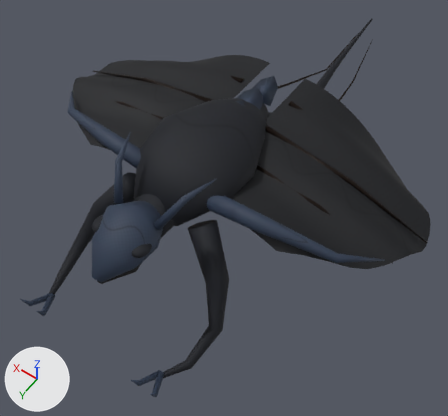
The Blender file assets/source/creatures/shade-manta.blend, before and after one commit.
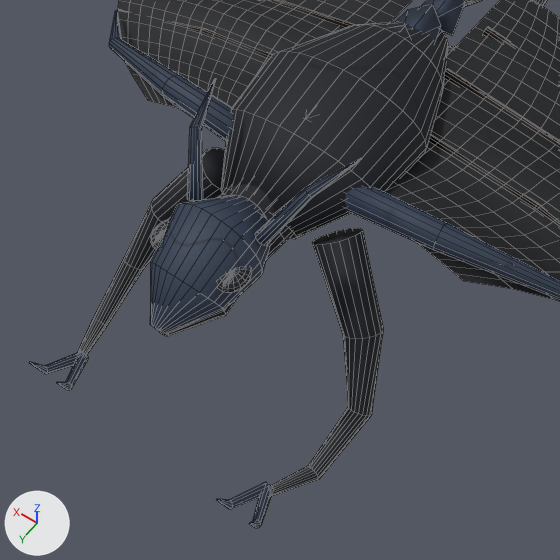
Old and new are each drawn whole from a 50 mm camera at (-1.37, 1.806, 3.573) aimed at (-0.067, -0.017, 0.709) and again close up on the part from 1% to 75% of the width and 20% to 100% of the height. The axes (+X, +Y, +Z) are drawn at lower left. The lights are the same throughout. The older version's two pictures come first. The close-ups show mesh edges as thin lines.

The scene before the commit, as lines of its bpy script (objects in view):
```python
me_continuous_ray_thorax = bpy.data.meshes.new('Continuous ray thorax')
me_continuous_ray_thorax.from_pydata(...)  # 2920 vertices, 2494 faces; spans x -1.16..1.16, y -1.1..1.96, z 0.55..1.41
me_continuous_ray_thorax.polygons.foreach_set('use_smooth', [True] * 2494)
# faces by material slot: [1050, 344, 38, 576, 208, 278]
me_continuous_ray_thorax.materials.append(mat_obsidian_lacquer)
me_continuous_ray_thorax.materials.append(mat_porcelain_bone)
me_continuous_ray_thorax.materials.append(mat_tendon)
me_continuous_ray_thorax.materials.append(mat_membrane)
me_continuous_ray_thorax.materials.append(mat_oxidised_bronze)
me_continuous_ray_thorax.materials.append(mat_threat_glow)
ob_shade_skinned = bpy.data.objects.new('shade_Skinned', me_continuous_ray_thorax)
ob_shade_skinned.location = (0.0, 0.0, 0.0)
ob_shade_skinned.rotation_euler = (0.0, 0.0, -3.142)  # degrees (0, 0, -180)
```
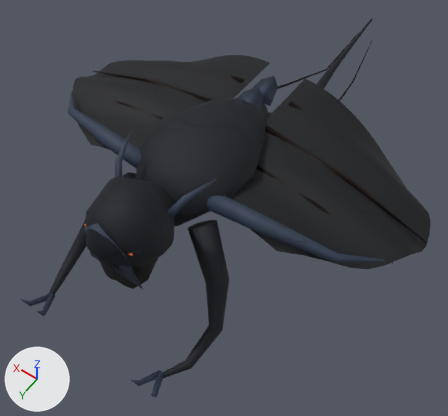
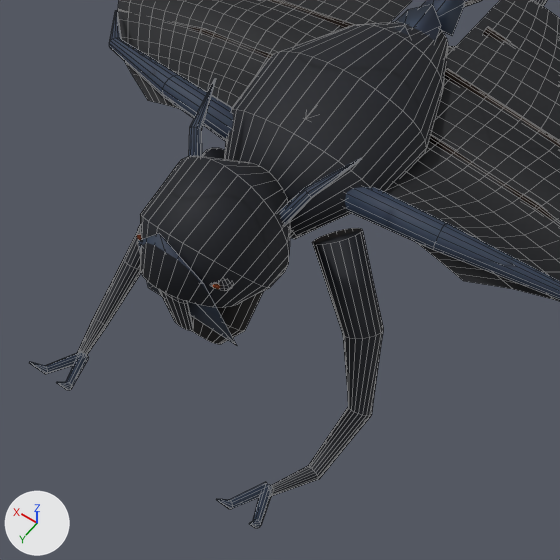
Location of each change, [x1, y1, x2, y2] in pixels of the close-ups (560 x 560 px; the box of a moved part takes in the faces that stretch with it):
part 1 of me_continuous_ray_thorax, moved or reshaped
    before: [218, 268, 252, 293]
    after: [218, 280, 233, 290]
part 2 of me_continuous_ray_thorax, moved or reshaped (mostly hidden afterwards)
    before: [151, 219, 170, 249]
    after: [138, 225, 140, 235]
part 3 of me_continuous_ray_thorax, rebuilt (26% wider, 9% taller)
    before: [150, 195, 270, 334]
    after: [140, 156, 291, 308]
part 4 of me_continuous_ray_thorax, added
    after: [191, 292, 263, 344]
part 5 of me_continuous_ray_thorax, added
    after: [159, 290, 194, 331]
part 6 of me_continuous_ray_thorax, reshaped
    before: [158, 299, 236, 336]
    after: [138, 234, 237, 345]

The change in detail:
me_continuous_ray_thorax is used by ob_shade_skinned; location (0.0, 0.0, 0.0); rotation (0.0, 0.0, -3.142), in degrees (0, 0, -180).
me_continuous_ray_thorax had 2920 vertices, 2494 faces and spanned x -1.16..1.16, y -1.1..1.96, z 0.55..1.41.
me_continuous_ray_thorax now has 2968 vertices, 2530 faces and spans x -1.16..1.16, y -1.1..1.96, z 0.55..1.45.
me_continuous_ray_thorax part 1: the loose piece of 162 vertices spanning x 0.07..0.16, y -0.77..-0.65, z 1.18..1.23 is scaled about its middle by (1.02, 0.466, 1.28), then moved by (0.0, -0.05, 0.05).
me_continuous_ray_thorax part 2: the loose piece of 162 vertices spanning x -0.16..-0.07, y -0.77..-0.65, z 1.18..1.23 is scaled about its middle by (1.02, 0.466, 1.28), then moved by (0.0, -0.05, 0.05).
me_continuous_ray_thorax part 3: the loose piece of 112 vertices spanning x -0.16..0.16, y -0.92..-0.5, z 1.05..1.32 is rebuilt with 112 vertices and now spans x -0.21..0.21, y -0.88..-0.43, z 1.01..1.45, in mat_obsidian_lacquer.
me_continuous_ray_thorax part 4: a new loose piece of 54 vertices spanning x -0.13..0.13, y -0.79..-0.56, z 0.86..1.07, in mat_tendon.
me_continuous_ray_thorax part 5: a new loose piece of 42 vertices spanning x -0.06..0.06, y -0.85..-0.8, z 1.0..1.3, in mat_obsidian_lacquer.
Part 6, on me_continuous_ray_thorax:
54 vertices are removed from x -0.09..0.09, y -0.9..-0.58, z 0.98..1.1.
38 faces are deleted.
6 vertices are added at (-0.17, -0.79, 0.99), (0.17, -0.79, 0.99), (0.12, -0.81, 1.29), (0.0, -0.82, 1.43), (-0.12, -0.81, 1.29), (0.0, -0.82, 1.21).
6 new faces join them, mat_porcelain_bone.
Other edits to the shape of me_continuous_ray_thorax do not show in these pictures.
